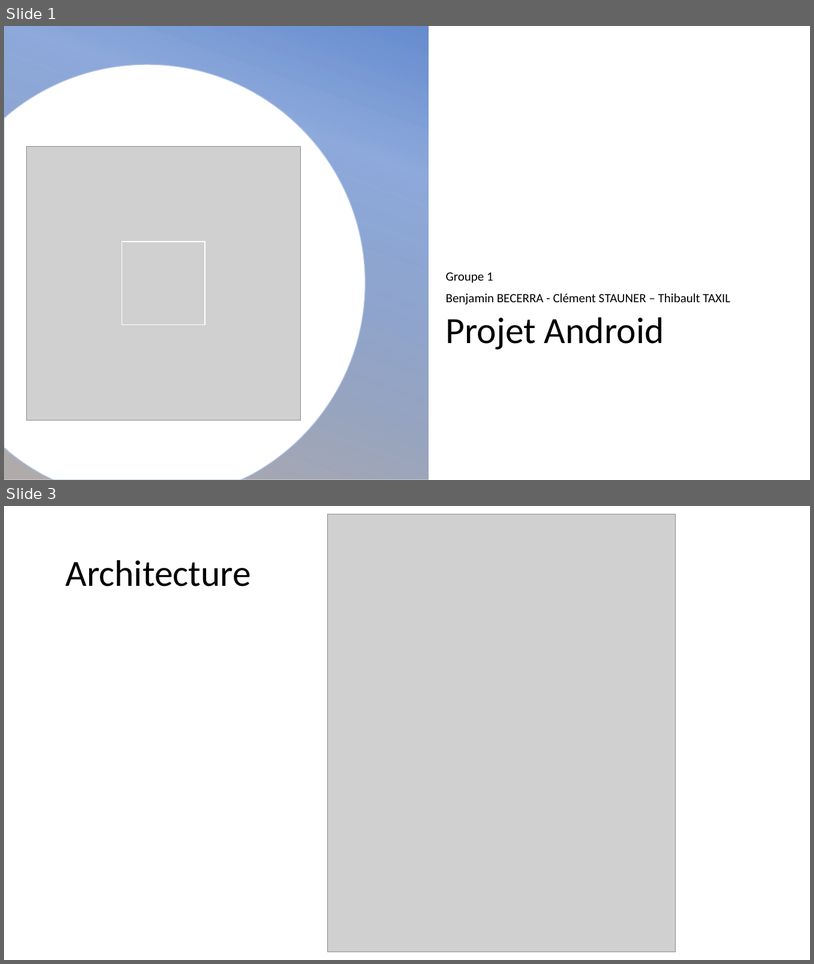
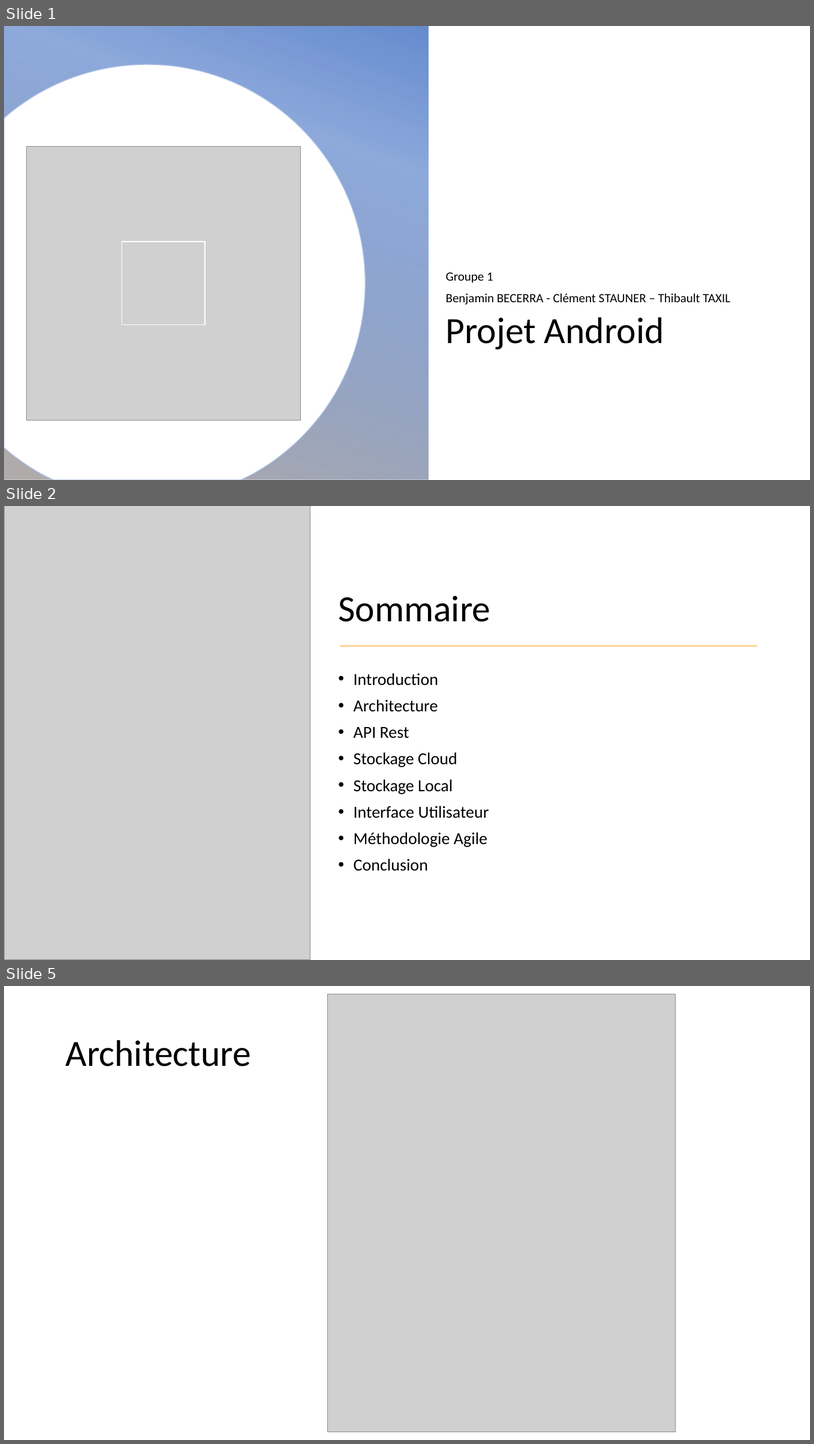
Before and after one commit to Danes99/esme-android, a slide deck: docs/pptx/Android Project - Group 1 - Becerra Stauner Taxil.pptx. Shown one above the other, each under a label of ours: slides 1 and 3 before the commit, slides 1, 2 and 5 after it; the slides between them are not shown. The pictures are 814x964 and 814x1444 pixels, drawn with LibreOffice and Linux fonts; fonts in the diff are those of the drawing; grey boxes stand for pictures; background and template pictures are left out. Boxes give left, top, right and bottom in pixels: in the first picture for what was removed or moved away, otherwise in the second. Text is boxed around its words. In the diff, an @@ line names an element or a change of style, - is before the commit and + after.

```diff
--- a/docs/pptx/Android Project - Group 1 - Becerra Stauner Taxil.pptx
+++ b/docs/pptx/Android Project - Group 1 - Becerra Stauner Taxil.pptx
@@ slide 2 added at bbox=[4, 506, 810, 960], background #FFFFFF @@
@@ picture added at bbox=[4, 506, 311, 960] @@
@@ title added at bbox=[338, 595, 491, 622], 44 pt, text #000000 @@
+Sommaire
@@ line added from (341, 646) to (758, 646), #FEC975 1.5 pt @@
@@ text added at bbox=[354, 673, 489, 871], 20 pt, text #000000 @@
+• Introduction
+• Architecture
+• API Rest
+• Stockage Cloud
+• Stockage Local
+• Interface Utilisateur
+• Méthodologie Agile
+• Conclusion
@@ what was slide 3 is now slide 5 @@
```
Also in this commit, not shown: 1 slide changed, 2 other slides added.
